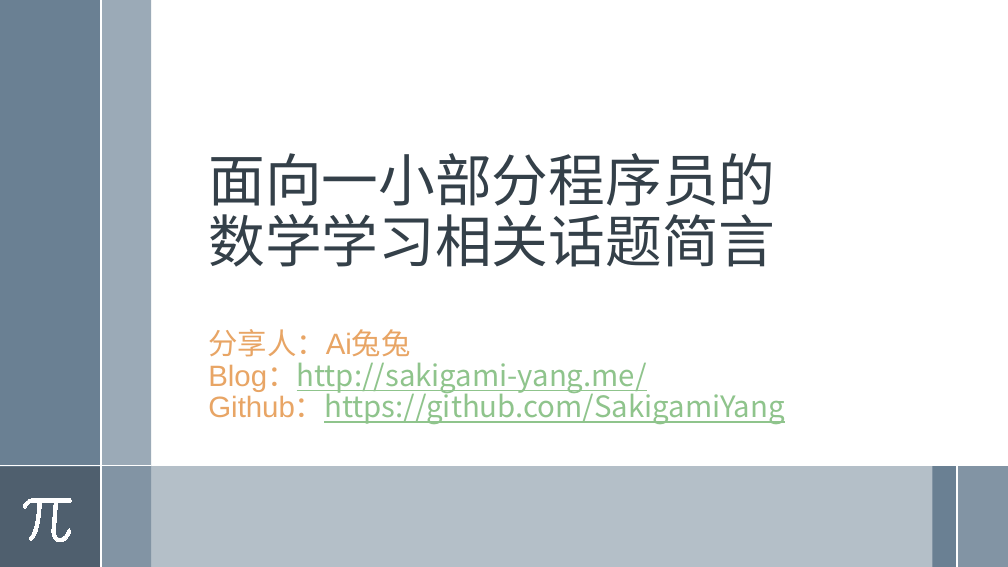
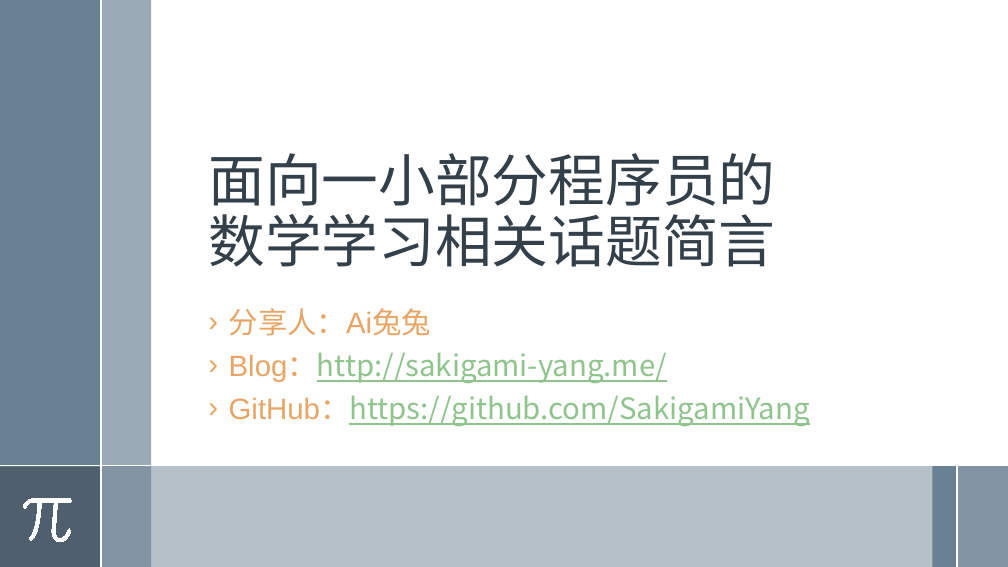
Before and after one commit to SakigamiYang/PyCon, a slide deck: slide 1 of Python-Meetup/20200719/面向一小部分程序员的数学学习相关话题简言.pptx. Drawn at 1008x567 pixels with LibreOffice and Linux fonts; fonts in the diff are those of the drawing. Boxes give left, top, right and bottom in pixels: in the first picture for what was removed or moved away, otherwise in the second. Text is boxed around its words. In the diff, an @@ line names an element or a change of style, - is before the commit and + after.

```diff
--- a/Python-Meetup/20200719/面向一小部分程序员的数学学习相关话题简言.pptx
+++ b/Python-Meetup/20200719/面向一小部分程序员的数学学习相关话题简言.pptx
@@ text "分享人：Ai兔兔": place and size @@
-text "分享人：Ai兔兔" at (208,329,784,423)
+text "分享人：Ai兔兔" at (229,308,810,425)
@@ text at (229,308,667,382): bullet none to ›; line spacing 0.9 to 0.8; more space between paragraphs @@
@@ text at (229,396,810,425): text changed @@
-Github：https://github.com/SakigamiYang
+› GitHub：https://github.com/SakigamiYang
```
Also in this commit, not shown: 7 other slides changed.
